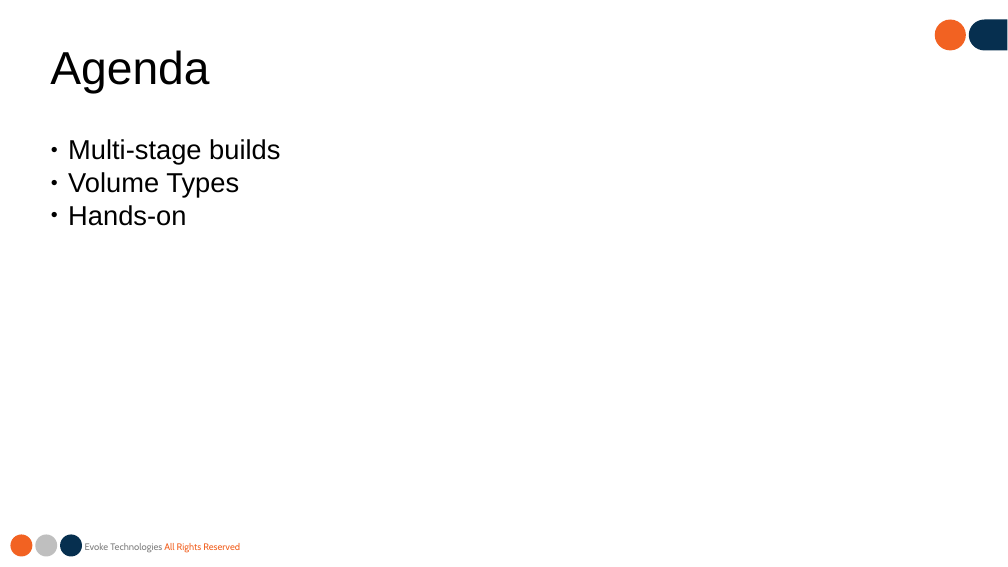
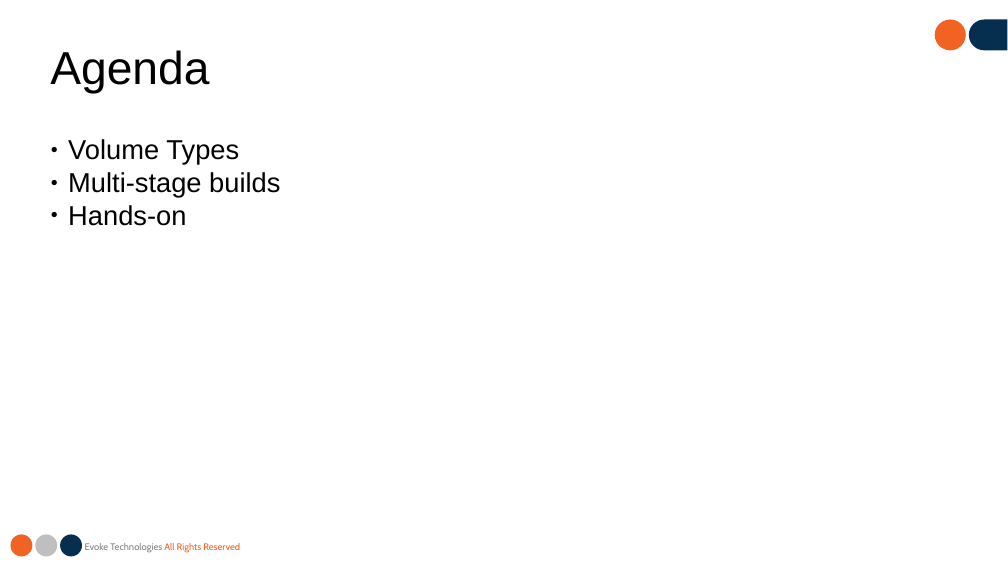
Before and after one commit to mbzama/docker-training, a slide deck: slide 2 of Docker Workshop - Session 3.pptx. Drawn at 1008x567 pixels with LibreOffice and Linux fonts; fonts in the diff are those of the drawing; background and template pictures are left out. Boxes give left, top, right and bottom in pixels: in the first picture for what was removed or moved away, otherwise in the second. Text is boxed around its words. In the diff, an @@ line names an element or a change of style, - is before the commit and + after.

```diff
--- a/Docker Workshop - Session 3.pptx
+++ b/Docker Workshop - Session 3.pptx
@@ text at (68, 139, 239, 164): paragraph added @@
+● Volume Types
@@ text at (68, 172, 239, 197): paragraph removed @@
-● Volume Types
```
Also in this commit, not shown: 1 other slide changed, 1 slide added.
